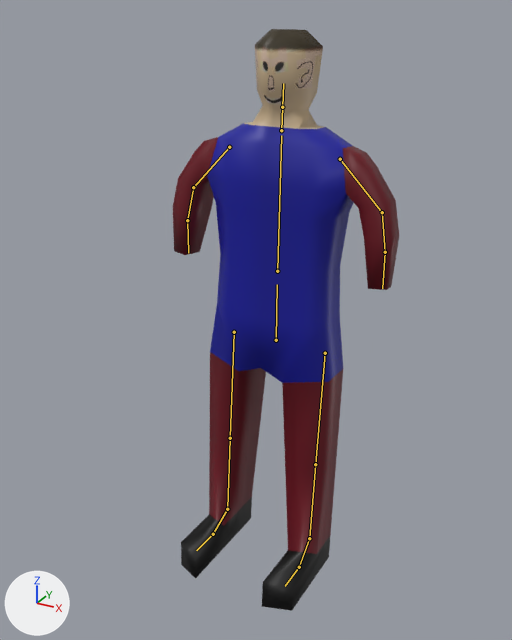
The FBX model Blender/AllAnim.fbx as it was, and as the next commit left it.
One viewpoint serves both versions: a camera (50 mm lens) standing at (3.04, -4.84, 5.72) and looking at (0.04, 0.62, 2.99). The lights are fixed; the arrows at lower left show +X, +Y and +Z. The older version comes first. The bones that change, and the others that lie on the model, are drawn over the model as lines.
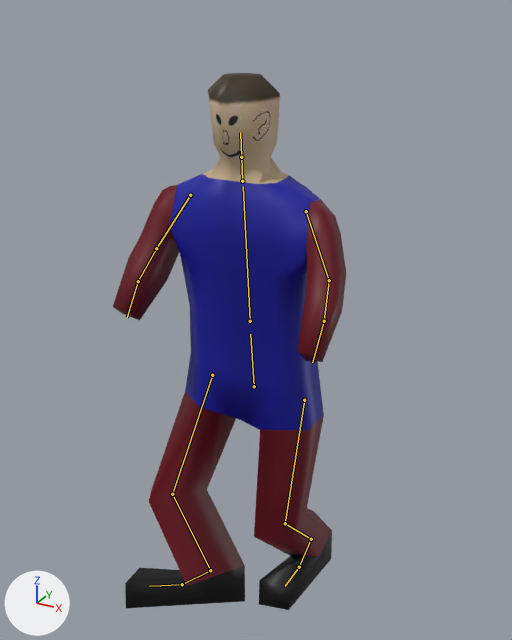
The newer file adds an action. The first version stands in its rest pose; the second is drawn at frame 8 of the action 'Parry.001'.

Pixel boxes [x1, y1, x2, y2] of what changed, in the pictures (512 x 640 px):
'Cube', posed (8% shorter): before [173, 29, 399, 611]; after [113, 73, 346, 610]
bone 'Hip', root to tip: before (276, 340) to (277, 284); after (254, 386) to (250, 334)
bone 'Spine', root to tip: before (277, 271) to (281, 135); after (250, 321) to (243, 186)
bone 'UpperArm.L', root to tip: before (340, 159) to (382, 212); after (306, 211) to (329, 280)
bone 'LowerArm.L', root to tip: before (382, 212) to (385, 252); after (329, 280) to (324, 321)
bone 'UpperArm.R', root to tip: before (229, 147) to (193, 187); after (190, 195) to (156, 248)
bone 'LowerArm.R', root to tip: before (193, 187) to (187, 220); after (156, 248) to (138, 281)
bone 'UpperLeg.L', root to tip: before (325, 353) to (315, 464); after (304, 400) to (285, 523)
bone 'LowerLeg.L', root to tip: before (315, 464) to (309, 538); after (285, 523) to (311, 539)
bone 'Foot.L', root to tip: before (309, 538) to (299, 567); after (311, 539) to (299, 567)
bone 'UpperLeg.R', root to tip: before (234, 332) to (230, 438); after (212, 375) to (172, 494)
bone 'LowerLeg.R', root to tip: before (230, 438) to (227, 509); after (172, 494) to (210, 570)
bone 'Foot.R', root to tip: before (227, 509) to (213, 534); after (210, 570) to (182, 584)

What the commit changed:
Bone 'Hip' (bone_hip) moves from (0.0, 0.0, 0.0) to (0.0, -0.33, 0.46).
Bone 'Hip' (bone_hip) turns from (0, 0, 0) to (8, 0, 0) degrees about its own x, y and z.
Bone 'Spine' (bone_spine) turns from (0, 0, 0) to (-1, 0, 0) degrees about its own x, y and z.
Bone 'UpperArm.L' (bone_upperarm_l) turns from (0, 0, 0) to (20, -11, -17) degrees about its own x, y and z.
Bone 'LowerArm.L' (bone_lowerarm_l) turns from (0, 0, 0) to (18, -3, 14) degrees about its own x, y and z.
Bone 'UpperArm.R' (bone_upperarm_r) turns from (0, 0, 0) to (20, 10, 17) degrees about its own x, y and z.
Bone 'LowerArm.R' (bone_lowerarm_r) turns from (0, 0, 0) to (18, 3, -14) degrees about its own x, y and z.
Bone 'UpperLeg.L' (bone_upperleg_l) turns from (0, 0, 0) to (20, 0, 1) degrees about its own x, y and z.
Bone 'LowerLeg.L' (bone_lowerleg_l) turns from (0, 0, 0) to (-61, 0, 0) degrees about its own x, y and z.
Bone 'Foot.L' (bone_foot_l) turns from (0, 0, 0) to (49, -1, 2) degrees about its own x, y and z.
Bone 'UpperLeg.R' (bone_upperleg_r) turns from (0, 0, 0) to (46, 33, 26) degrees about its own x, y and z.
Bone 'LowerLeg.R' (bone_lowerleg_r) turns from (0, 0, 0) to (-45, 0, 0) degrees about its own x, y and z.
Bone 'Foot.R' (bone_foot_r) turns from (0, 0, 0) to (22, 5, -24) degrees about its own x, y and z.
